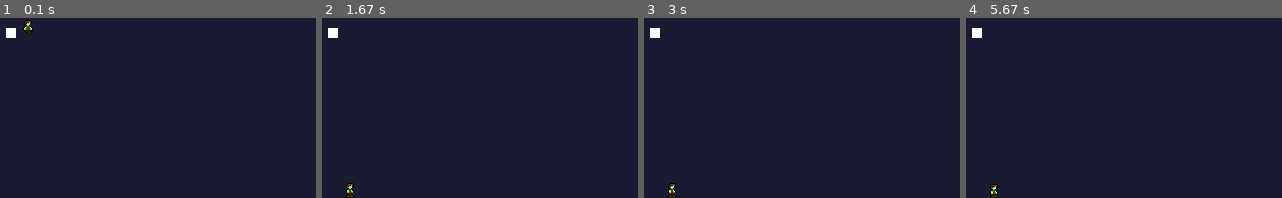
Above: before the commit, frames 1-4 (left to right).
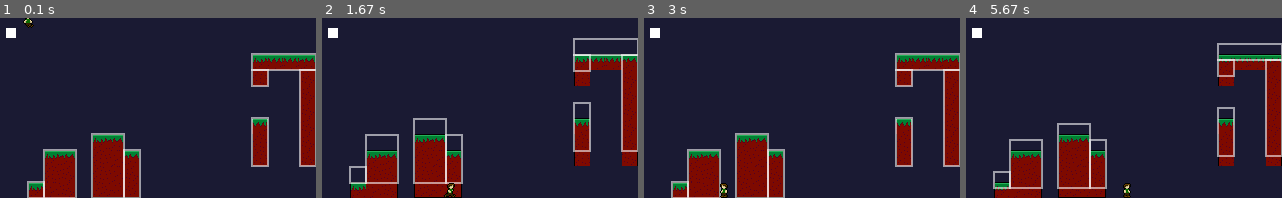
Above: after the commit, the same moments.

Repository: notyourdm4/learning-love2D
Game: LÖVE game, started from main.lua
The game is run twice, just before and just after one commit, with the same random seed, the same clock (stepped at 60 frames per second) and the same inputs.
Inputs:
- Up to frame 1 (0.1 s): no input
- Up to frame 2 (1.67 s): hold Right 0.33-0.8 s; hold Up 0.83-1.13 s; hold Right 1.17-1.63 s
- Up to frame 3 (3 s): hold Left 1.67-2.2 s; hold Down 2.23-2.53 s; hold Left 2.57-2.97 s
- Up to frame 4 (5.67 s): hold Up 3-3.37 s; hold Right 3.4-4.03 s; hold Down 4.07-4.43 s; hold Left 4.47-4.93 s; hold Right 4.97-5.43 s; hold Up from 5.47 s (still down)

The runs differ from the first frame. In frame 1, 16% of the frame differs, in the area x 7-100%, y 0-100%; in frame 2, 16%; in frame 3, 16%; in frame 4, 16%, in the area x 7-100%, y 13-100%.

Commit message:
Platformer Controls 2
Added a more robust player with walljumping, coyote time and a jump buffer.

Added collidable / rectangular platforms which can move and interact with / boost the player.

Added a 'world' to contain collidables with a basic tilemap and function to create collidables out of the tile table.

Added 'antitapping' to util to detect when a key is released.

Diff:
--- a/main.lua
+++ b/main.lua
@@ -9,6 +9,12 @@
 local ticks = 0
 local tick_period = 1
 
+local collidable = require("src.scripts.world.collidable")
+local world = require("src.scripts.world.world")
+
+local w = world:new()
+
+
 function love.load()
     screen.width, screen.height = love.graphics.getDimensions()
     love.graphics.setDefaultFilter("nearest", "nearest")
@@ -16,6 +22,7 @@
     canvas = love.graphics.newCanvas(screen.width, screen.height)
     canvas_data.scale = math.min(screen.width / canvas:getWidth(), screen.height / canvas:getHeight())
     player.init(love)
+    world.init(love)
 end
 
 
@@ -28,6 +35,8 @@
     end
 
     player.update(dt)
+    w:update(dt)
+    player.animate(dt)
     input.update(dt)
 end
 
@@ -39,6 +48,7 @@
     love.graphics.setColor(1, 1, 1)
     love.graphics.rectangle("fill", 10, 10, 10, 10)
 
+    w:draw(love)
     player.draw(love)
 
     love.graphics.setCanvas()
--- a/src/scripts/animatable.lua
+++ b/src/scripts/animatable.lua
@@ -34,7 +34,6 @@
         if animation ~= self.animation then
             self.animation_index = 1
             self.animation_timer = self.animation_timers[animation][self.animation_index]
-            print(self.animation_timer)
         end
         self.animation = animation
     end
@@ -56,11 +55,11 @@
     self.image = self.animations[self.animation][self.animation_index]
 end
 
-function Animatable:draw(love, x, y, w)
+function Animatable:draw(love, x, y, w, h)
     if self.facing_right then
-        love.graphics.draw(self.texture, self.image, x - w/2, y, 0, 1, 1)
+        love.graphics.draw(self.texture, self.image, x - w/2, y - h/2, 0, 1, 1)
     else
-        love.graphics.draw(self.texture, self.image, x + w/2, y, 0, -1, 1)
+        love.graphics.draw(self.texture, self.image, x + w/2, y - h/2, 0, -1, 1)
     end
 end
 
--- a/src/scripts/input.lua
+++ b/src/scripts/input.lua
@@ -1,12 +1,13 @@
 local Input = {
     binds = {
-        left = {"a"},
-        right = {"d"},
-        up = {"w"},
-        down = {"s"},
-        jump = {"space"},
+        left = {"a", "left"},
+        right = {"d", "right"},
+        up = {"w", "up"},
+        down = {"s", "down"},
+        jump = {"space", "z"},
     },
     tapped = {},
+    antitapped = {},
     pressed = {}
 }
 
@@ -14,11 +15,23 @@
     for key, _ in pairs(Input.tapped) do
         Input.tapped[key] = false
     end
+    for key, _ in pairs(Input.antitapped) do
+        Input.antitapped[key] = false
+    end
 end
 
 function Input.is_tapped(keybind)
     for _, key in pairs(Input.binds[keybind]) do
         if Input.tapped[key] then
+            return true
+        end
+    end
+    return false
+end
+
+function Input.is_antitapped(keybind)
+    for _, key in pairs(Input.binds[keybind]) do
+        if Input.antitapped[key] then
             return true
         end
     end
@@ -54,6 +67,7 @@
 end
 
 function Input.on_key_release(key)
+    Input.antitapped[key] = true
     Input.pressed[key] = false
 end
 
--- /dev/null
+++ b/src/scripts/world/collidable.lua
@@ -0,0 +1,77 @@
+local Collidable = {}
+Collidable.__index = Collidable
+
+function Collidable:new(x, y, w, h)
+    local obj = {
+        x = x,
+        y = y,
+        w = w,
+        h = h,
+        px = 0,
+        py = 0,
+        dx = 0,
+        dy = 0
+    }
+    setmetatable(obj, self)
+    return obj
+end
+
+
+local input = require("src.scripts.input")
+
+function Collidable:update(dt)
+    if input.is_pressed("up") then
+        self.dy = -50
+    elseif input.is_pressed("down") then
+        self.dy = 50
+    else
+        self.dy = 0
+    end
+
+    self.x = self.x + self.dx * dt
+    self.y = self.y + self.dy * dt
+end
+
+
+function Collidable:collide(other)
+    local distance_x = other.x - self.x
+    local distance_y = other.y - self.y
+
+    local push_x = (other.w + self.w) / 2 - math.abs(distance_x)
+    local push_y = (other.h + self.h) / 2 - math.abs(distance_y)
+
+    if push_x <= 0 or push_y <= 0 then
+        return false
+    end
+
+    if push_x < push_y then
+        local px = (distance_x < 0 and -push_x or push_x)
+        other.x = other.x + px
+        other.px = self.dx
+
+        if px ~= 0 and other.on_wall ~= nil and other.grounded ~= nil then
+            other.on_wall = not other.grounded
+            other.wall_normal = px
+        end
+    else
+        local py = (distance_y < 0 and -push_y or push_y)
+        other.y = other.y + py
+        other.dy = self.dy
+        other.py = self.dy
+        other.px = self.dx
+
+        if py < 0 and other.grounded ~= nil then
+            other.grounded = true
+        end
+    end
+
+    return true
+end
+
+function Collidable:draw(love)
+    love.graphics.setColor(1, 1, 1)
+    love.graphics.rectangle("line", self.x - self.w/2, self.y - self.h/2, self.w, self.h)
+end
+
+
+return Collidable
--- a/src/scripts/world/player.lua
+++ b/src/scripts/world/player.lua
@@ -1,17 +1,29 @@
 local Player = {
     x = 32,
     y = 0,
-    w = 16,
+    w = 8,
     h = 16,
-    speed = 115,
+    speed = 125,
     grounded = false,
-    gravity = 4,
-    fall_speed = 180,
-    jump_speed = -150,
+    on_wall = false,
+    was_grounded = false,
+    was_on_wall = false,
+    wall_normal = 0,
+    accel = 7,
+    decel = 3.5,
+    gravity = 5,
+    fall_speed = 300,
+    jump_speed = -200,
+    wall_jump_speed = 150,
+    jump_release_speed = -50,
+    input_x = 0,
     dx = 0,
     dy = 0,
+    px = 0,
+    py = 0,
+    timer_walljump = 0.0,
     timer_coyote = 0.0,
-    timer_coyote_max = 0.1,
+    timer_coyote_max = 0.2,
     timer_buffer = 0.0,
     timer_buffer_max = 0.3
 }
@@ -19,6 +31,7 @@
 local util = require("src.scripts.util")
 local input = require("src.scripts.input")
 local animatable = require("src.scripts.animatable")
+
 
 function Player.init(love)
     local texture = love.graphics.newImage("src/sprites/player.png")
@@ -45,7 +58,7 @@
     },
     {
         idle = {0.5, 0.5, 0.2},
-        run = {0.1, 0.1, 0.08, 0.1, 0.1, 0.08},
+        run = {0.08, 0.08, 0.06, 0.08, 0.08, 0.06},
         jump = {0.06, 0.5},
         fall = {0.0}
     }, "run"
@@ -54,38 +67,85 @@
     Player.animatable:play()
 end
 
+
 function Player.update(dt)
+    if Player.timer_buffer > 0 and (Player.grounded or Player.on_wall or Player.timer_coyote > 0) then
+        Player.timer_buffer = 0
+        Player.dy = Player.jump_speed + math.min(0.0, Player.py)
+        if (Player.on_wall or Player.timer_walljump > 0) and not Player.grounded then
+            Player.dx = util.sign(Player.wall_normal) * Player.wall_jump_speed
+        end
+        Player.grounded = false
+        Player.on_wall = false
+        Player.was_grounded = false
+        Player.was_on_wall = false
+        Player.animatable:play("jump", true, false)
+    end
+
+    if not input.is_pressed("jump") and not Player.grounded and Player.dy < Player.jump_release_speed then
+        Player.dy = Player.jump_release_speed
+        Player.timer_buffer = 0
+    end
+
+    -- Coyote system?
+    if not (Player.grounded or Player.on_wall) and (Player.was_grounded or Player.was_on_wall) then
+        Player.timer_coyote = Player.timer_coyote_max
+        if (Player.was_on_wall and not Player.was_grounded) then
+            Player.timer_walljump = Player.timer_coyote_max
+        end
+    end
+    Player.was_grounded = Player.grounded
+    Player.was_on_wall = Player.on_wall
+
+    if Player.grounded or Player.was_grounded then
+        Player.timer_walljump = 0.0
+    end
+
+    Player.grounded = false
+    Player.on_wall = false
+
     Player.timer_buffer = math.max(Player.timer_buffer - dt, 0.0)
     Player.timer_coyote = math.max(Player.timer_coyote - dt, 0.0)
-
-    if input.get_axis("left", "right") ~= 0 then
-        Player.dx = Player.dx + 10 * input.get_axis("left", "right")
-        Player.dx = math.min(math.max(Player.dx, -Player.speed), Player.speed)
-    else
-        Player.dx = Player.dx - 5 * util.sign(Player.dx)
-    end
-    Player.dy = math.min(Player.dy + Player.gravity, Player.fall_speed)
+    Player.timer_walljump = math.max(Player.timer_walljump - dt, 0.0)
 
 
-    if Player.y >= 164 then
-        Player.y = 164
-        Player.dy = 0
+    Player.input_x = input.get_axis("left", "right")
+    if Player.input_x ~= 0 then
+        Player.dx = Player.dx + Player.accel * Player.input_x
+        -- Player.dx = math.min(math.max(Player.dx, -Player.speed), Player.speed)
+        Player.dx = util.sign(Player.dx) * math.min(math.abs(Player.dx), Player.speed)
+    else
+        Player.dx = Player.dx - Player.accel * util.sign(Player.dx)
+        if math.abs(Player.dx) <= Player.accel then
+            Player.dx = 0
+        end
     end
+
+    Player.dy = math.min(Player.dy + Player.gravity, Player.fall_speed)
 
     if input.is_tapped("jump") then
         Player.timer_buffer = Player.timer_buffer_max
     end
 
-    if Player.timer_buffer > 0 and Player.grounded then
-        Player.dy = Player.jump_speed
-        Player.animatable:play("jump", true, false)
+    --[[
+    if input.is_pressed("down") then
+        Player.h = 8
+    else
+        Player.h = 16
     end
+    ]]
 
-    Player.x = Player.x + Player.dx * dt
+    Player.x = Player.x + (Player.dx + Player.px) * dt
     Player.y = Player.y + Player.dy * dt
 
-    Player.grounded = (Player.y >= 164)
+    if Player.y >= 172 then
+        Player.y = 172
+        Player.dy = 0
+        Player.grounded = true
+    end
+end
 
+function Player.animate(dt)
     if Player.dx > 0 then
         Player.animatable.facing_right = true
     elseif Player.dx < 0 then
@@ -100,13 +160,18 @@
         end
     elseif Player.dy > 0 then
         Player.animatable:play("fall")
+    else
+        Player.animatable:play("jump", true, false)
     end
 
     Player.animatable:update(dt)
 end
 
+
 function Player.draw(love)
-    Player.animatable:draw(love, Player.x, Player.y, Player.w)
+    Player.animatable:draw(love, Player.x, Player.y, 16, 16)
+
+    -- love.graphics.rectangle("line", Player.x - Player.w / 2, Player.y - Player.h / 2, Player.w, Player.h)
 end
 
 return Player
--- /dev/null
+++ b/src/scripts/world/world.lua
@@ -0,0 +1,159 @@
+local World = {}
+World.__index = World
+
+local player = require("src.scripts.world.player")
+local collidable = require("src.scripts.world.collidable")
+
+local tiles = {
+    0, 0, 0, 0, 0, 0, 0, 0, 0, 0, 0, 0, 0, 0, 0, 0, 0, 0, 0, 0,
+    0, 0, 0, 0, 0, 0, 0, 0, 0, 0, 0, 0, 0, 0, 0, 0, 0, 0, 0, 0,
+    0, 0, 0, 0, 0, 0, 0, 0, 0, 0, 0, 0, 0, 0, 0, 0, 1, 2, 2, 3,
+    0, 0, 0, 0, 0, 0, 0, 0, 0, 0, 0, 0, 0, 0, 0, 0, 4, 0, 0, 6,
+    0, 0, 0, 0, 0, 0, 0, 0, 0, 0, 0, 0, 0, 0, 0, 0, 0, 0, 0, 6,
+    0, 0, 0, 0, 0, 0, 0, 0, 0, 0, 0, 0, 0, 0, 0, 0, 0, 0, 0, 6,
+    0, 0, 0, 0, 0, 0, 0, 0, 0, 0, 0, 0, 0, 0, 0, 0, 2, 0, 0, 6,
+    0, 0, 0, 0, 0, 0, 1, 3, 0, 0, 0, 0, 0, 0, 0, 0, 4, 0, 0, 6,
+    0, 0, 0, 1, 3, 0, 4, 5, 3, 0, 0, 0, 0, 0, 0, 0, 4, 0, 0, 6,
+    0, 0, 0, 4, 6, 0, 4, 5, 6, 0, 0, 0, 0, 0, 0, 0, 0, 0, 0, 0,
+    0, 0, 1, 5, 6, 0, 7, 8, 9, 0, 0, 0, 0, 0, 0, 0, 0, 0, 0, 0
+}
+local tiles_width = 20
+
+--[[
+local tiles = {
+    {0, 0, 0, 0, 0, 0, 0, 0, 0, 0, 0, 0, 0, 0, 0, 0, 0, 0, 0, 0},
+    {0, 0, 0, 0, 0, 0, 0, 0, 0, 0, 0, 0, 0, 0, 0, 0, 0, 0, 0, 0},
+    {0, 0, 0, 0, 0, 0, 0, 0, 0, 0, 0, 0, 0, 0, 0, 0, 0, 0, 0, 0},
+    {0, 0, 0, 0, 0, 0, 0, 0, 0, 0, 0, 0, 0, 0, 0, 0, 0, 0, 0, 0},
+    {0, 0, 0, 0, 0, 0, 0, 0, 0, 0, 0, 0, 0, 0, 0, 0, 0, 0, 0, 0},
+    {0, 0, 0, 0, 0, 0, 0, 0, 0, 0, 0, 0, 0, 0, 0, 0, 0, 0, 0, 0},
+    {0, 0, 0, 0, 0, 0, 0, 0, 0, 0, 0, 0, 0, 0, 0, 0, 0, 0, 0, 0},
+    {0, 0, 0, 0, 0, 0, 1, 3, 0, 0, 0, 0, 0, 0, 0, 0, 0, 0, 0, 0},
+    {0, 0, 0, 1, 3, 0, 4, 5, 3, 0, 0, 0, 0, 0, 0, 0, 0, 0, 0, 0},
+    {0, 0, 0, 4, 6, 0, 4, 5, 6, 0, 0, 0, 0, 0, 0, 0, 0, 0, 0, 0},
+    {0, 0, 1, 5, 3, 0, 7, 8, 9, 0, 0, 0, 0, 0, 0, 0, 0, 0, 0, 0}
+}
+]]
+
+local tile_texture
+local tile_sprites
+
+function World.init(love)
+    tile_texture = love.graphics.newImage("src/sprites/tiles.png")
+    tile_sprites = {
+        love.graphics.newQuad(0, 0, 16, 16, tile_texture:getWidth(), tile_texture:getHeight()),
+        love.graphics.newQuad(16, 0, 16, 16, tile_texture:getWidth(), tile_texture:getHeight()),
+        love.graphics.newQuad(32, 0, 16, 16, tile_texture:getWidth(), tile_texture:getHeight()),
+        love.graphics.newQuad(0, 16, 16, 16, tile_texture:getWidth(), tile_texture:getHeight()),
+        love.graphics.newQuad(16, 16, 16, 16, tile_texture:getWidth(), tile_texture:getHeight()),
+        love.graphics.newQuad(32, 16, 16, 16, tile_texture:getWidth(), tile_texture:getHeight()),
+        love.graphics.newQuad(0, 32, 16, 16, tile_texture:getWidth(), tile_texture:getHeight()),
+        love.graphics.newQuad(16, 32, 16, 16, tile_texture:getWidth(), tile_texture:getHeight()),
+        love.graphics.newQuad(32, 32, 16, 16, tile_texture:getWidth(), tile_texture:getHeight())
+    }
+end
+
+function World:new()
+    local obj = {
+        collidables = World:parse()
+    }
+
+    setmetatable(obj, self)
+    return obj
+end
+
+
+function World:parse()
+    local new_collidables = {}
+
+    local tiles_b = {}
+
+    for _, tile in ipairs(tiles) do
+        table.insert(tiles_b, tile)
+    end
+
+    local topleft = nil
+    local topright = nil
+    local h = nil
+    local y_top = nil
+
+    for i, tile in ipairs(tiles_b) do
+        if tile ~= 0 and topleft == nil then
+            topleft = i
+            y_top = math.floor((topleft - 1) / tiles_width)
+
+            if (i % tiles_width == 0) then
+                topright = i
+            end
+        end
+
+        if tile ~= 0 and topleft ~= nil and (i % tiles_width == 0) then
+            topright = i
+        end
+
+        if tile == 0 and topleft ~= nil and topright == nil then
+            topright = i - 1
+        end
+
+        if topleft and topright then
+            for column = topleft, topright, 1 do
+                tiles_b[column] = 0
+            end
+            local broken_row = false
+            h = 1
+            while not broken_row and y_top + h < math.floor(#tiles / tiles_width) do
+                for column = topleft, topright, 1 do
+                    if tiles_b[column + tiles_width * h] == 0 then
+                        broken_row = true
+                        break
+                    end
+                end
+                if broken_row then
+                    break
+                end
+                for column = topleft, topright, 1 do
+                    tiles_b[column + tiles_width * h] = 0
+                end
+                h = h + 1
+            end
+
+            local w = ( (topright - 1) % tiles_width + 1 - (topleft - 1) % tiles_width ) * 16
+            local x = ( (topright - 1) % tiles_width + 1 ) * 16 - w / 2
+            local y = ( y_top + h / 2 ) * 16
+
+            print("("..x..", "..y..")".."->".."("..w..", "..(h * 16)..")")
+            table.insert(new_collidables, collidable:new(x, y + 4, w, h * 16))
+            topleft = nil
+            topright = nil
+        end
+    end
+
+    return new_collidables
+end
+
+
+function World:update(dt)
+    for _, collidable in ipairs(self.collidables) do
+        collidable:update(dt)
+        collidable:collide(player)
+    end
+end
+
+
+function World:draw(love)
+    for index, tile in ipairs(tiles) do
+        local x = (index - 1) % tiles_width
+        local y = math.floor((index - 1) / tiles_width)
+
+        if tile ~= 0 then
+            love.graphics.draw(tile_texture, tile_sprites[tile], x * 16, y * 16 + 4)
+        end
+    end
+
+    for _, collidable in ipairs(self.collidables) do
+        collidable:draw(love)
+    end
+end
+
+
+return World
Binary file added: src/sprites/tiles.png
